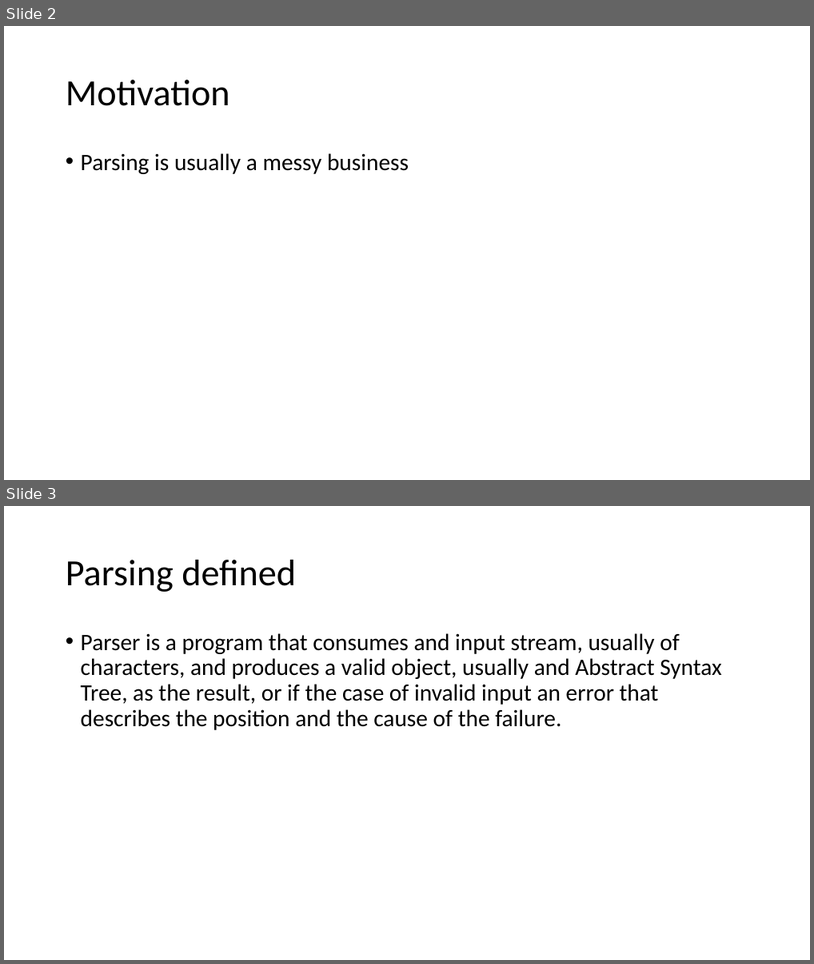
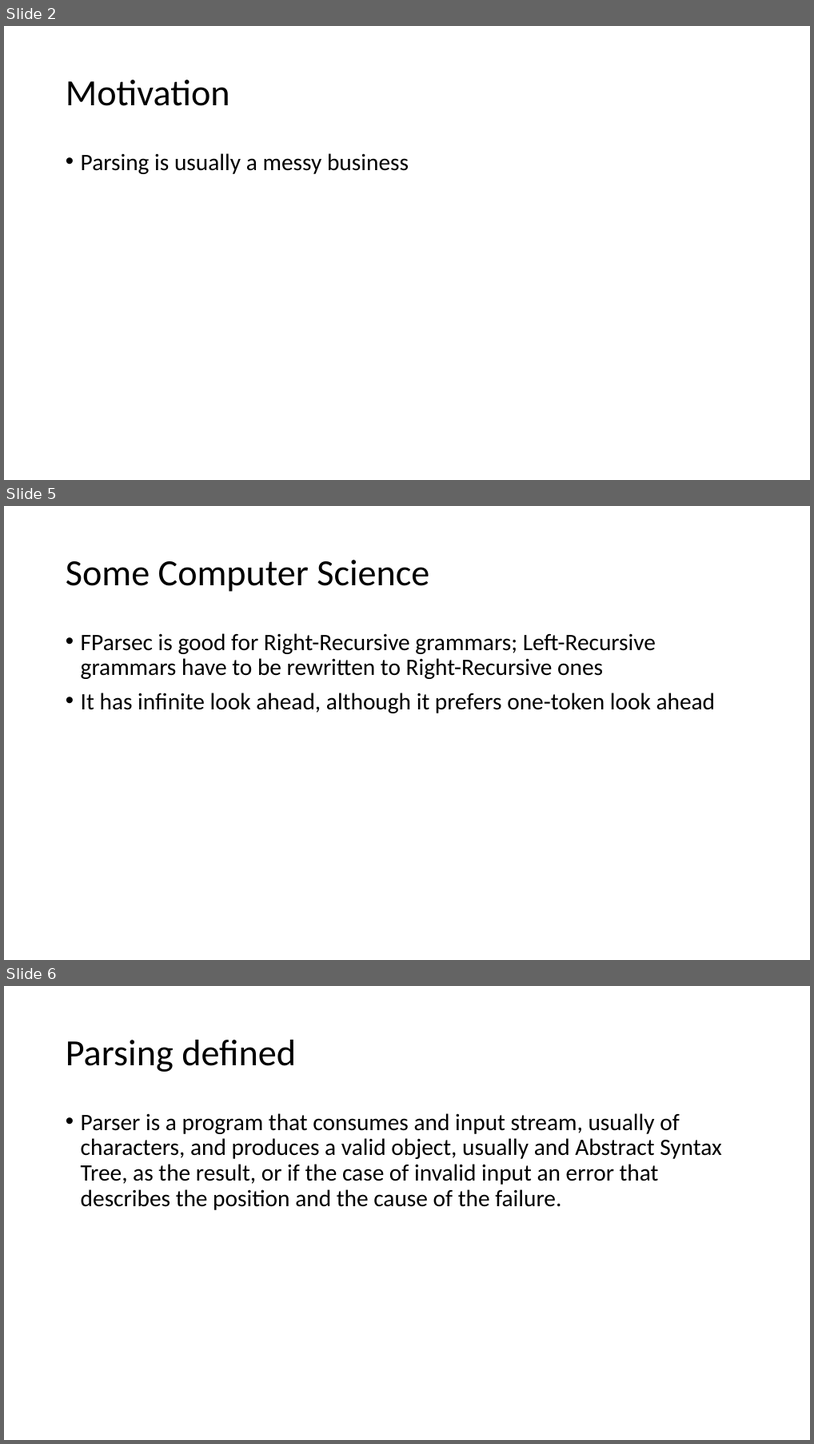
Before and after one commit to atiboros/PracticalFParsec, a slide deck: Slides/Practical FParsec V2.pptx. Shown one above the other, each under a label of ours: slides 2 and 3 before the commit, slides 2, 5 and 6 after it; the slides between them are not shown. The pictures are 814x964 and 814x1444 pixels, drawn with LibreOffice and Linux fonts; fonts in the diff are those of the drawing. Boxes give left, top, right and bottom in pixels: in the first picture for what was removed or moved away, otherwise in the second. Text is boxed around its words. In the diff, an @@ line names an element or a change of style, - is before the commit and + after.

```diff
--- a/Slides/Practical FParsec V2.pptx
+++ b/Slides/Practical FParsec V2.pptx
@@ slide 5 added at [4, 506, 810, 960], background #FFFFFF @@
@@ title added at [66, 560, 430, 592], 44 pt, text #000000 @@
+Some Computer Science
@@ text added at [81, 633, 716, 713], 28 pt, text #000000 @@
+• FParsec is good for Right-Recursive grammars; Left-Recursive grammars have to be rewritten to Right-Recursive ones
+• It has infinite look ahead, although it prefers one-token look ahead
@@ what was slide 3 is now slide 6 @@
```
Also in this commit, not shown: 2 other slides added.
